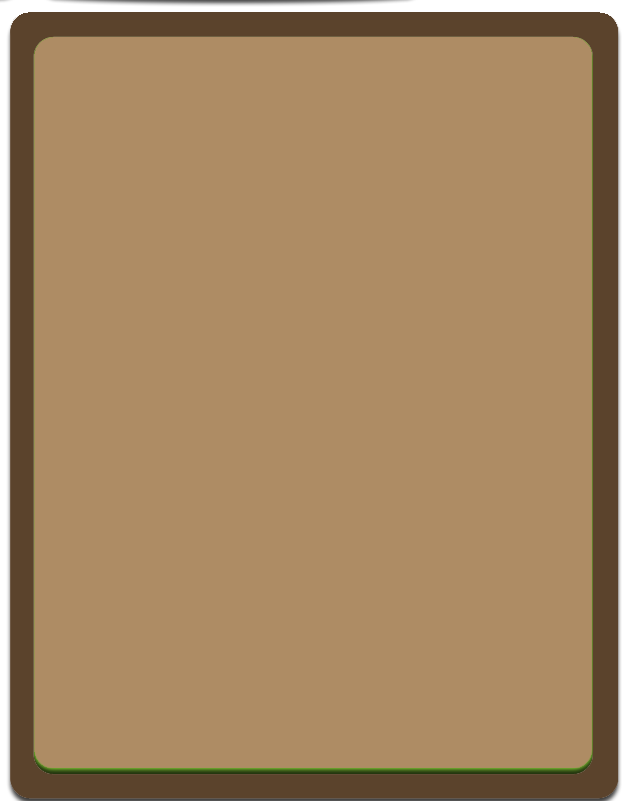
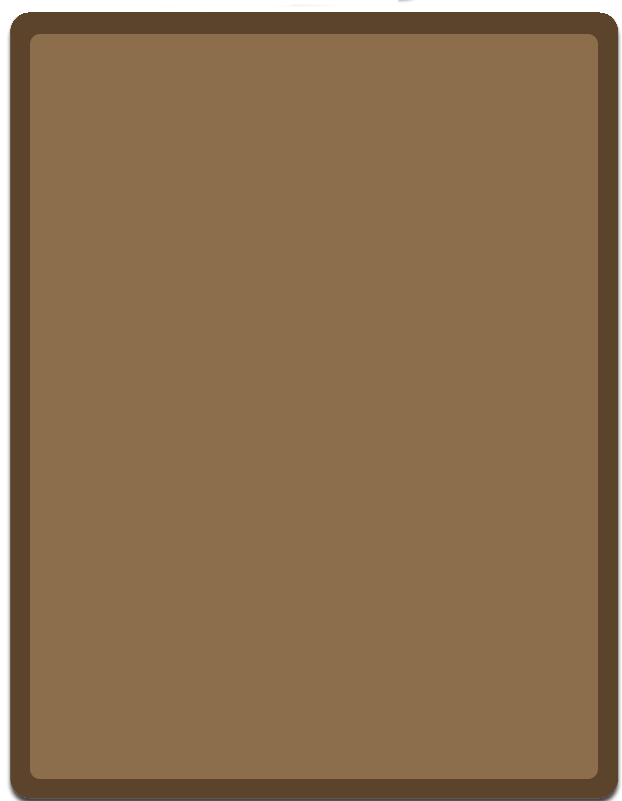
Two versions of the same layered image (622 x 801). Layer-by-layer changes:
added layer "Прямоугольник, скругл. углы 1" above "Слой 1" over (x1=30, y1=34, x2=598, y2=779)
painted on "Слой 1" over (x1=0, y1=0, x2=400, y2=777)
